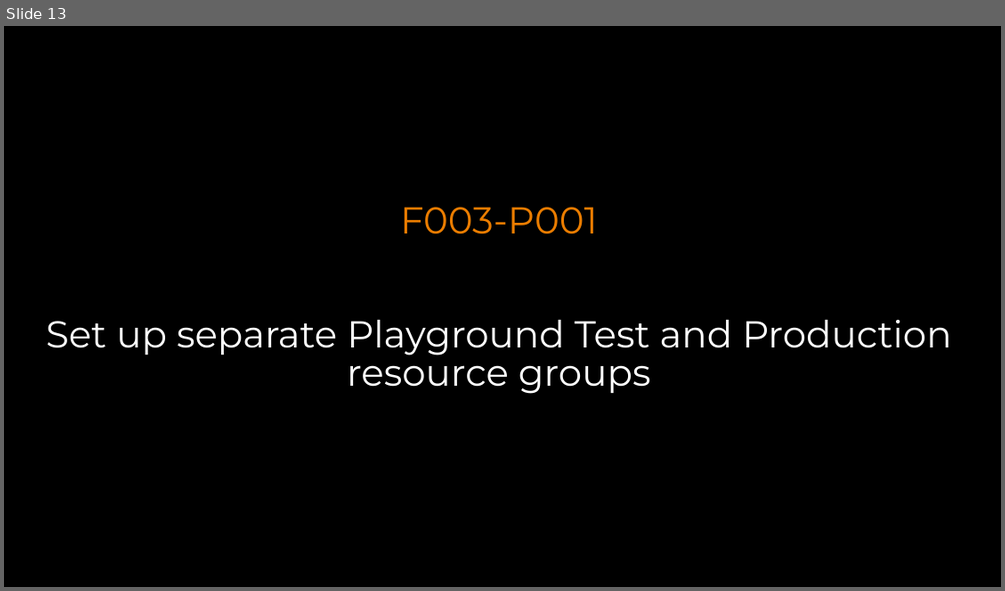
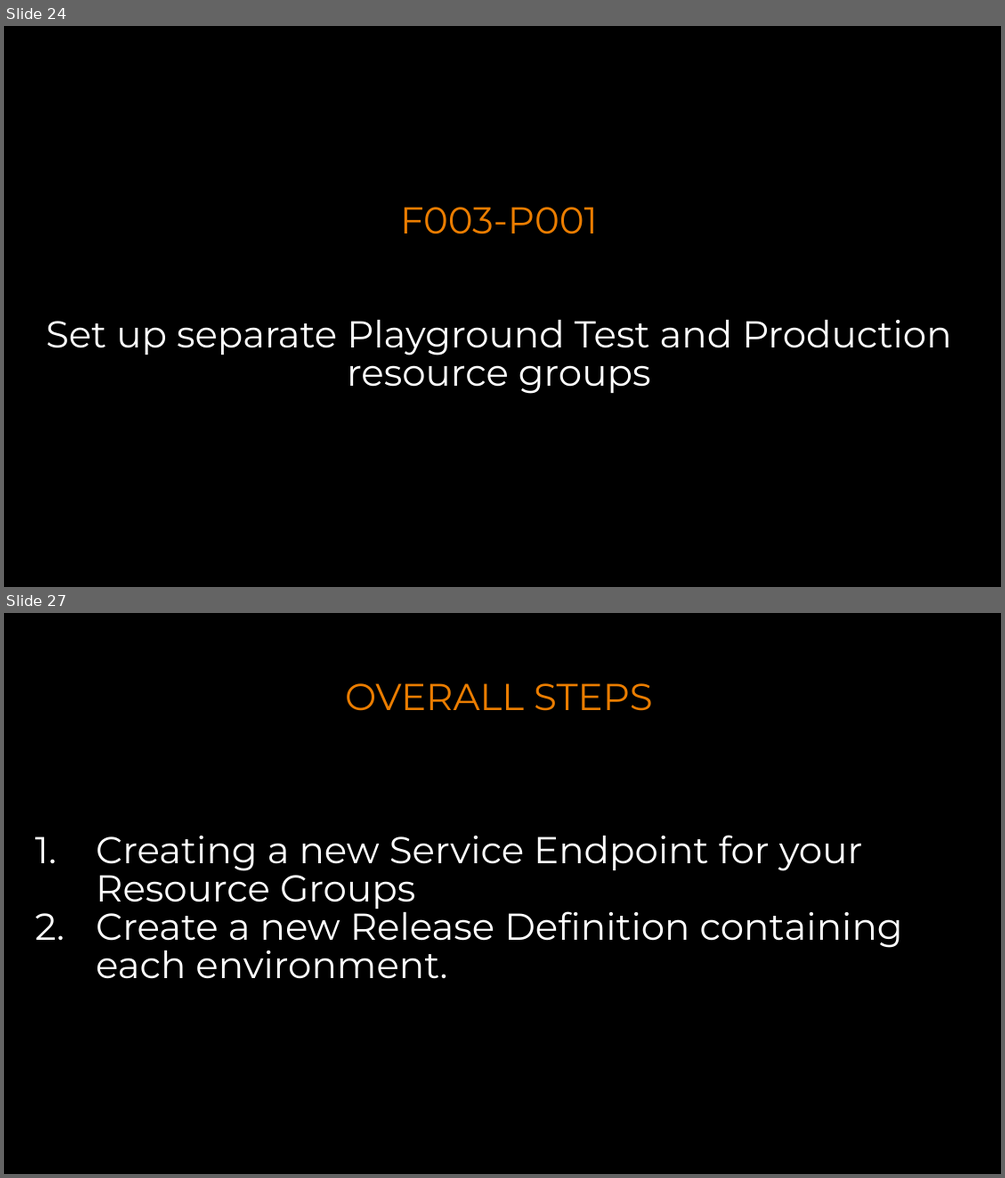
Before and after one commit to gourav8jain/Test-GDBC-2018, a slide deck: Challenges.pptx. Shown one above the other, each under a label of ours: slide 13 before the commit, slides 24 and 27 after it; the slides between them are not shown. The pictures are 1005x591 and 1005x1178 pixels, drawn with LibreOffice and Linux fonts; fonts in the diff are those of the drawing; background and template pictures are left out. Boxes give left, top, right and bottom in pixels: in the first picture for what was removed or moved away, otherwise in the second. Text is boxed around its words. In the diff, an @@ line names an element or a change of style, - is before the commit and + after.

```diff
--- a/Challenges.pptx
+++ b/Challenges.pptx
@@ slide 27 added at [4, 613, 1001, 1174], background picture (left out) @@
@@ text added at [345, 683, 653, 711], 36 pt, text #EB7D00 @@
+OVERALL STEPS
@@ text added at [96, 835, 903, 979], 36 pt, text #FFFFFF @@
+1. Creating a new Service Endpoint for your Resource Groups
+2. Create a new Release Definition containing each environment.
@@ what was slide 13 is now slide 24 @@
```
Also in this commit, not shown: 6 slides changed, 16 other slides added, 1 slide removed, 1 other file.
